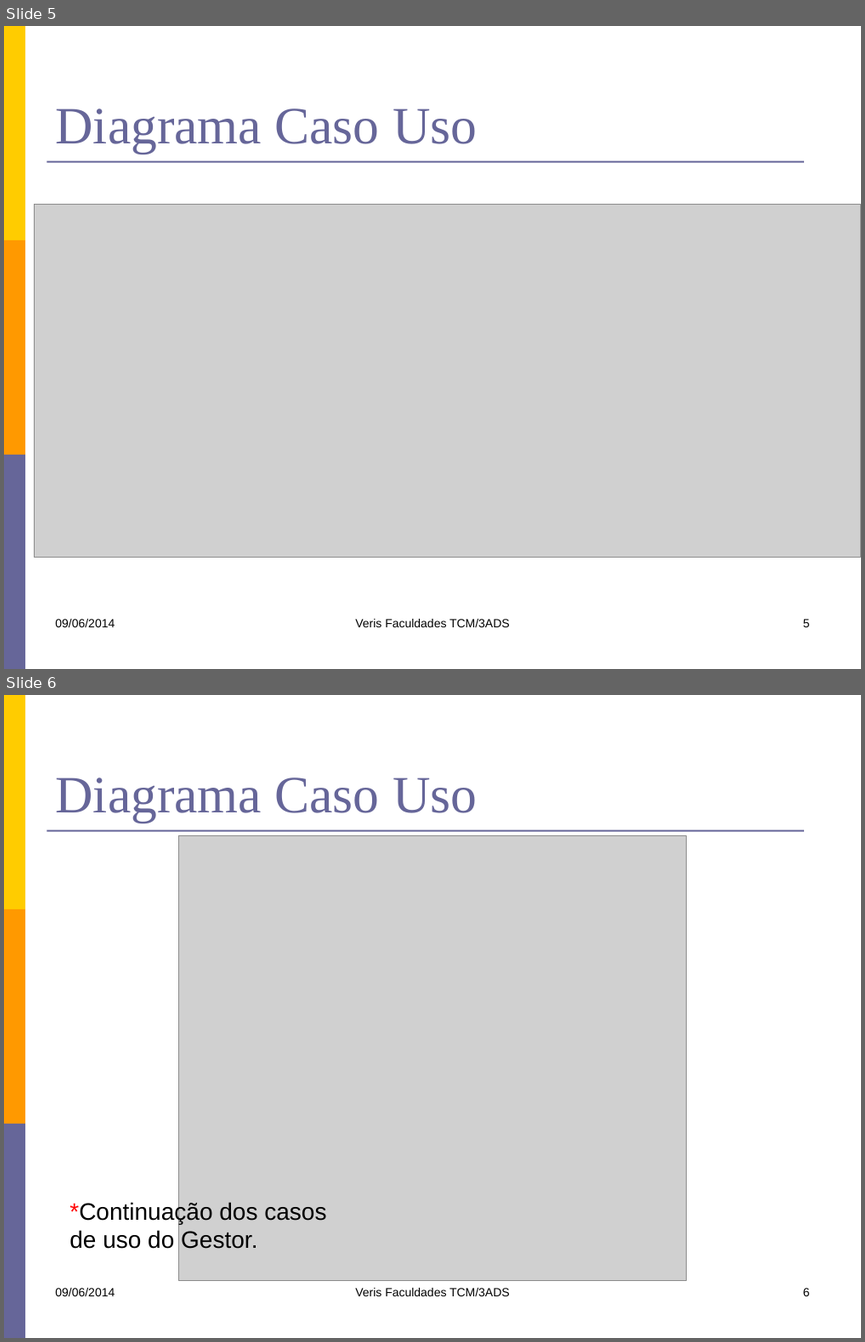
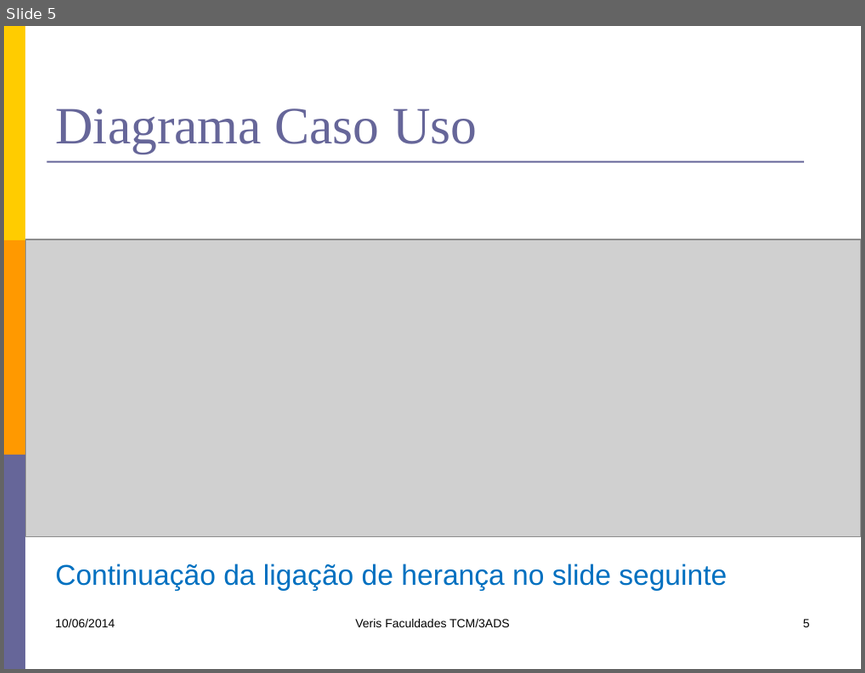
Before and after one commit to kokmz/TCCHUE, a slide deck: documentacao/G4_Apresentacao1sem2014.pptx. Shown one above the other, each under a label of ours: slides 5 and 6 before the commit, slide 5 after it. The pictures are 865x1342 and 865x673 pixels, drawn with LibreOffice and Linux fonts; fonts in the diff are those of the drawing; grey boxes stand for pictures. Boxes give left, top, right and bottom in pixels: in the first picture for what was removed or moved away, otherwise in the second. Text is boxed around its words. In the diff, an @@ line names an element or a change of style, - is before the commit and + after.

```diff
--- a/documentacao/G4_Apresentacao1sem2014.pptx
+++ b/documentacao/G4_Apresentacao1sem2014.pptx
@@ slide 6 removed at (4, 695, 861, 1338), background #FFFFFF; not listed: 4 template elements that a slide beside it also shows @@
@@ title removed at (55, 777, 477, 823) @@
-Diagrama Caso Uso
@@ picture removed at (179, 835, 686, 1280) @@
@@ text removed at (69, 1201, 326, 1248) @@
-*Continuação dos casos de uso do Gestor.
@@ text removed at (55, 1287, 114, 1296) @@
-09/06/2014
@@ text removed at (355, 1287, 510, 1296) @@
-Veris Faculdades TCM/3ADS
@@ page number removed at (803, 1287, 810, 1296) @@
-6
@@ slide 5 changed as well @@
@@ picture: place and size @@
-picture at (34, 204, 861, 556)
+picture at (25, 239, 861, 536)
@@ text added at (55, 563, 726, 590), 24 pt, text #0070C0 @@
+Continuação da ligação de herança no slide seguinte
@@ text at (55, 618, 114, 627): text changed @@
-09/06/2014
+10/06/2014
```
Also in this commit, not shown: 16 other slides changed, 15 other slides removed.
